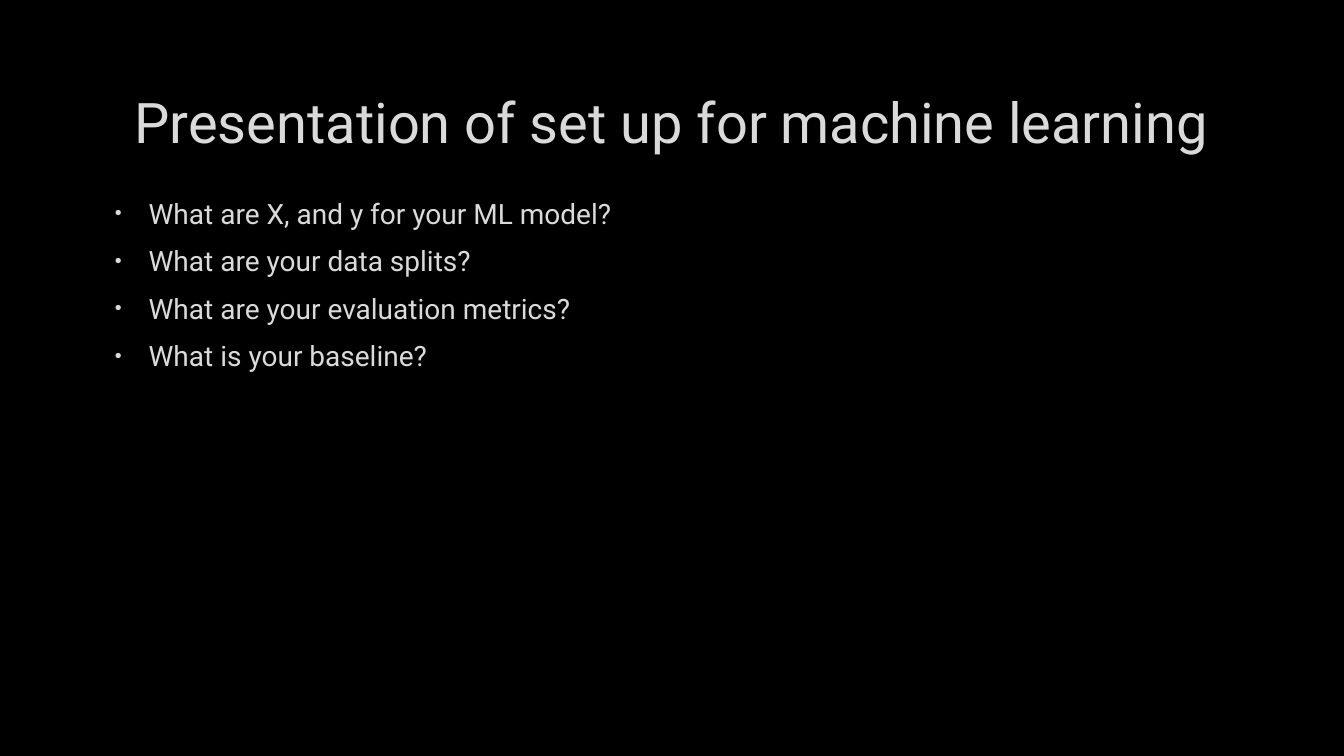
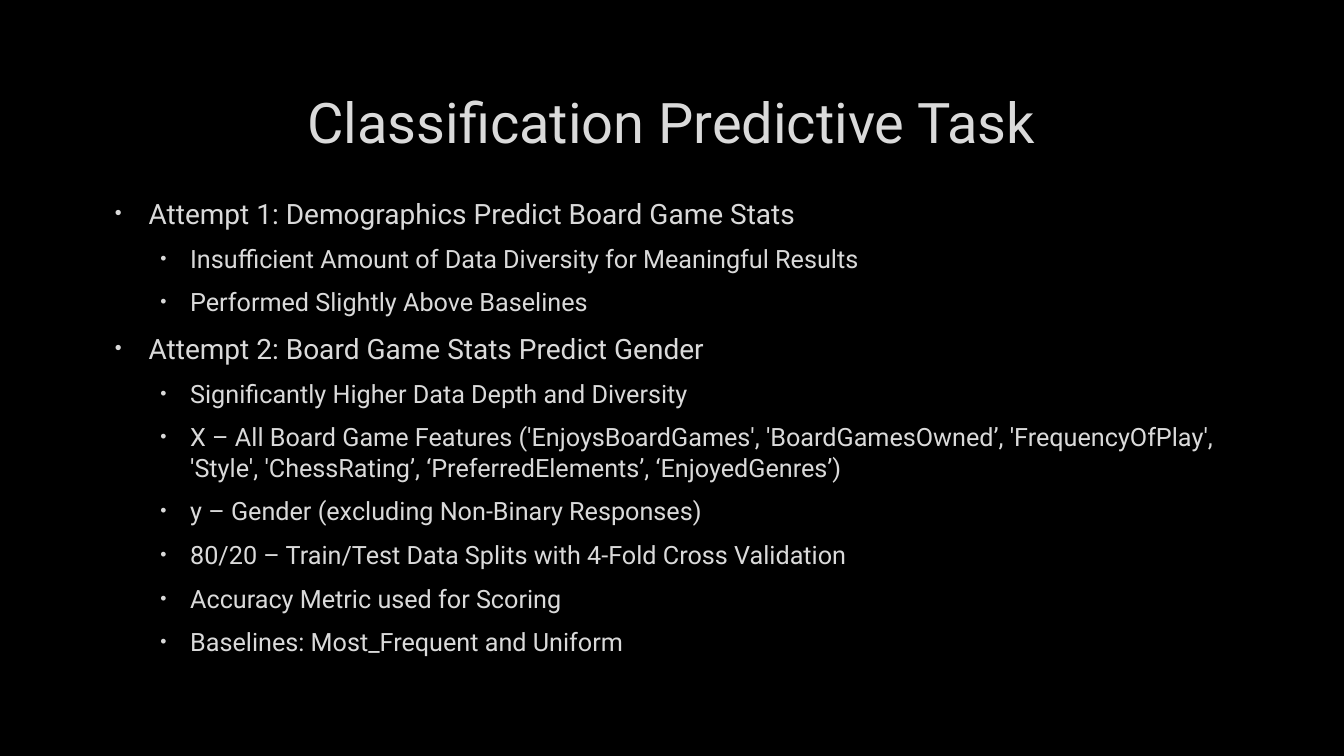
Before and after one commit to sevenwwu/sevenwwu.github.io, a slide deck: slide 10 of write-ups/presentation.pptx (slide 8 before the commit). Drawn at 1344x756 pixels with LibreOffice and Linux fonts; fonts in the diff are those of the drawing; background and template pictures are left out. Boxes give left, top, right and bottom in pixels: in the first picture for what was removed or moved away, otherwise in the second. Text is boxed around its words. In the diff, an @@ line names an element or a change of style, - is before the commit and + after.

```diff
--- a/write-ups/presentation.pptx
+++ b/write-ups/presentation.pptx
@@ title at [307,100,1035,144]: text changed @@
-Presentation of set up for machine learning
+Classification Predictive Task
@@ text at [149,203,1213,652]: text changed; size 20 to 18 pt @@
-• What are X, and y for your ML model?
-• What are your data splits?
-• What are your evaluation metrics?
-• What is your baseline?
+• Attempt 1: Demographics Predict Board Game Stats
+  • Insufficient Amount of Data Diversity for Meaningful Results
+  • Performed Slightly Above Baselines
+• Attempt 2: Board Game Stats Predict Gender
+  • Significantly Higher Data Depth and Diversity
+  • X – All Board Game Features ('EnjoysBoardGames', 'BoardGamesOwned’, 'FrequencyOfPlay', 'Style', 'ChessRating’, ‘PreferredElements’, ‘EnjoyedGenres’)
+  • y – Gender (excluding Non-Binary Responses)
+  • 80/20 – Train/Test Data Splits with 4-Fold Cross Validation
+  • Accuracy Metric used for Scoring
+  • Baselines: Most_Frequent and Uniform
```
Also in this commit, not shown: 4 other slides changed, 2 slides added.
